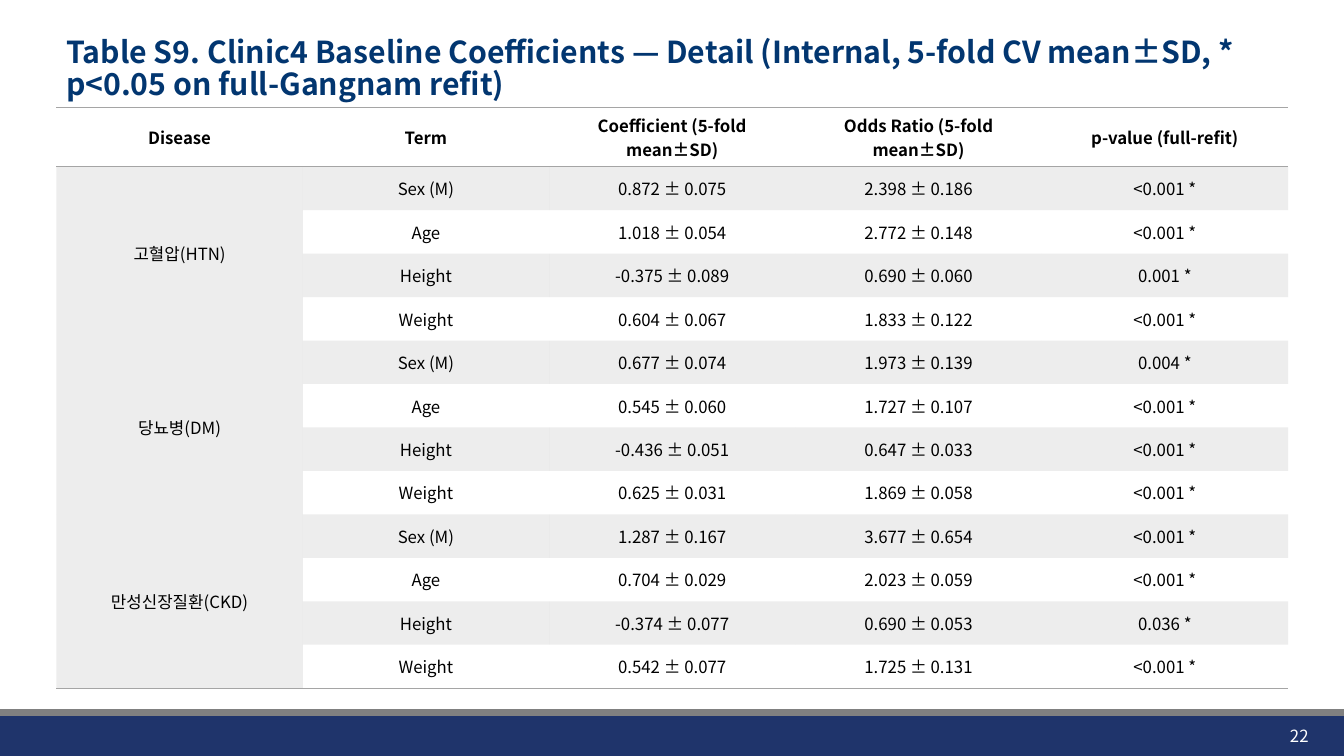
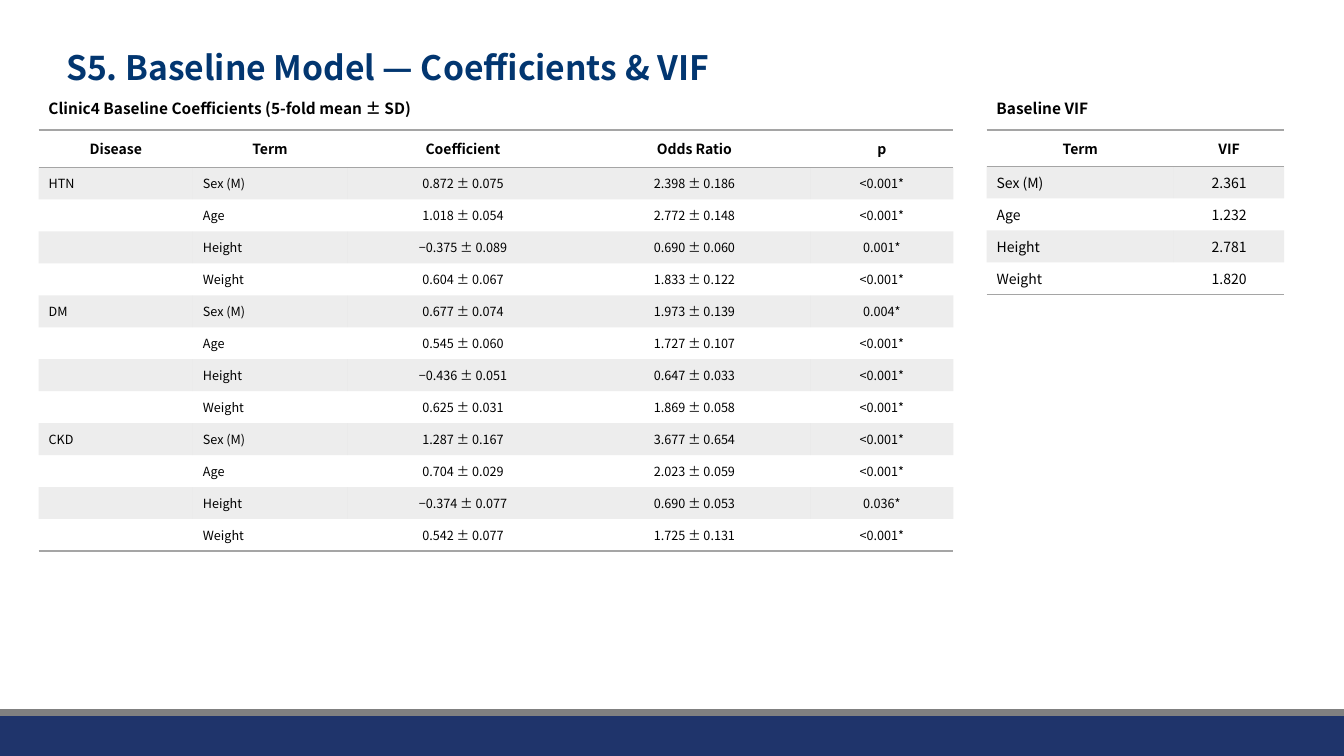
Before and after one commit to JHWannabe/Clinical_Study, a slide deck: slide 33 of docs/261002_연구세미나발표자료.pptx (slide 22 before the commit). Drawn at 1344x756 pixels with LibreOffice and Linux fonts; fonts in the diff are those of the drawing; background and template pictures are left out. Boxes give left, top, right and bottom in pixels: in the first picture for what was removed or moved away, otherwise in the second. Text is boxed around its words. In the diff, an @@ line names an element or a change of style, - is before the commit and + after.

Commit message:
세미나 발표자료 저널형식 재구성 및 Methods 세분화, 5-fold CV 분석 스크립트 추가
- 연구세미나발표자료.pptx: IMRaD 구조로 재구성(Introduction/Methods/Results/
  Discussion/Appendix), AEC·FPCA·TotalSegmentator 개념 설명 슬라이드 추가,
  Methods를 Study Design/Data Split/FPCA 적합/External Validation으로 분리하고
  Table 1을 Methods로 이동, 실제 데이터 기반 AEC 성별·질환별 분포 슬라이드 추가
- code/clinic4_5fold_cv.py: hold-out 대신 5-fold CV 기반 baseline/best 모델 평가
- code/clinic4_calibration_plot.py, clinic4_delta_auc_plot.py,
  clinic4_bodycomp_fpca_recovered.py: calibration/ΔAUC/체성분 FPCA 역변환 플롯 생성
- outputs/clinic4/: 위 스크립트 산출물(predictions_5fold.xlsx 등) 반영

```diff
--- a/docs/261002_연구세미나발표자료.pptx
+++ b/docs/261002_연구세미나발표자료.pptx
@@ title at (x1=66, y1=52, x2=710, y2=81): text changed; size 21.6 to 24 pt @@
-Table S9. Clinic4 Baseline Coefficients — Detail (Internal, 5-fold CV mean±SD, * p<0.05 on full-Gangnam refit)
+S5. Baseline Model — Coefficients & VIF
@@ text added at (x1=48, y1=101, x2=410, y2=117), 11 pt, text #000000, bold @@
+Clinic4 Baseline Coefficients (5-fold mean ± SD)
@@ text added at (x1=996, y1=101, x2=1089, y2=115), 11 pt, text #000000, bold @@
+Baseline VIF
@@ table at (x1=38, y1=130, x2=954, y2=626) @@
-row 1: Disease | Term | Coefficient (5-fold mean±SD) | Odds Ratio (5-fold mean±SD) | p-value (full-refit)
+row 1: Disease | Term | Coefficient | Odds Ratio | p
-row 2, column 1: 고혈압(HTN)
+row 2, column 1: HTN
-row 2, column 5: <0.001 *
+row 2, column 5: <0.001*
-row 3, column 5: <0.001 *
+row 3, column 5: <0.001*
-row 4, column 3: -0.375 ± 0.089
+row 4, column 3: −0.375 ± 0.089
-row 4, column 5: 0.001 *
+row 4, column 5: 0.001*
-row 5, column 5: <0.001 *
+row 5, column 5: <0.001*
-row 6, column 1: 당뇨병(DM)
+row 6, column 1: DM
-row 6, column 5: 0.004 *
+row 6, column 5: 0.004*
-row 7, column 5: <0.001 *
+row 7, column 5: <0.001*
-row 8, column 3: -0.436 ± 0.051
+row 8, column 3: −0.436 ± 0.051
-row 8, column 5: <0.001 *
+row 8, column 5: <0.001*
-row 9, column 5: <0.001 *
+row 9, column 5: <0.001*
-row 10, column 1: 만성신장질환(CKD)
+row 10, column 1: CKD
-row 10, column 5: <0.001 *
+row 10, column 5: <0.001*
-row 11, column 5: <0.001 *
+row 11, column 5: <0.001*
-row 12, column 3: -0.374 ± 0.077
+row 12, column 3: −0.374 ± 0.077
-row 12, column 5: 0.036 *
+row 12, column 5: 0.036*
-row 13, column 5: <0.001 *
+row 13, column 5: <0.001*
@@ size 12 to 10 pt in "Disease", "Term" @@
@@ size 12 to 9 pt in "Sex (M)", "0.872 ± 0.075", "2.398 ± 0.186", "Age" and 29 more places @@
@@ alignment centre to left @@
@@ borders changed @@
@@ table resized from (x1=56, y1=108, x2=1287, y2=682) to (x1=38, y1=130, x2=954, y2=626) @@
@@ table added at (x1=987, y1=130, x2=1285, y2=295), 5 rows, 2 columns @@
+Term | VIF
+Sex (M) | 2.361
+Age | 1.232
+Height | 2.781
+Weight | 1.820
@@ page number removed at (x1=1290, y1=729, x2=1309, y2=742) @@
-22
```
Also in this commit, not shown: 10 other slides changed, 21 slides added, 12 slides removed, 13 other files.
